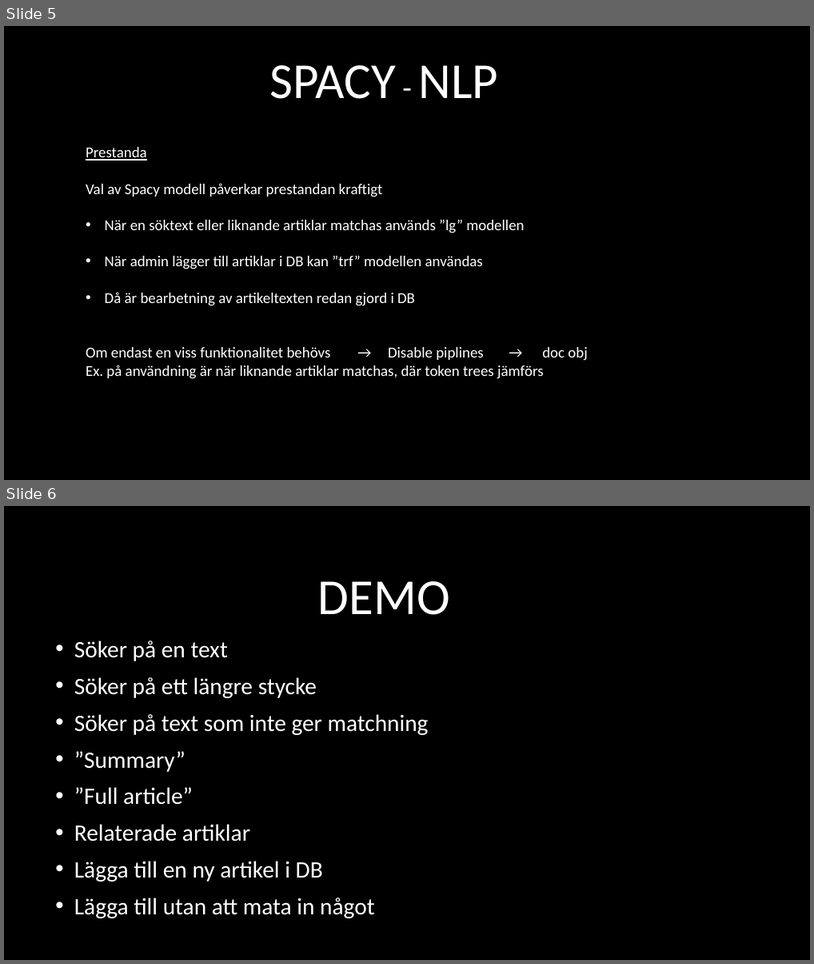
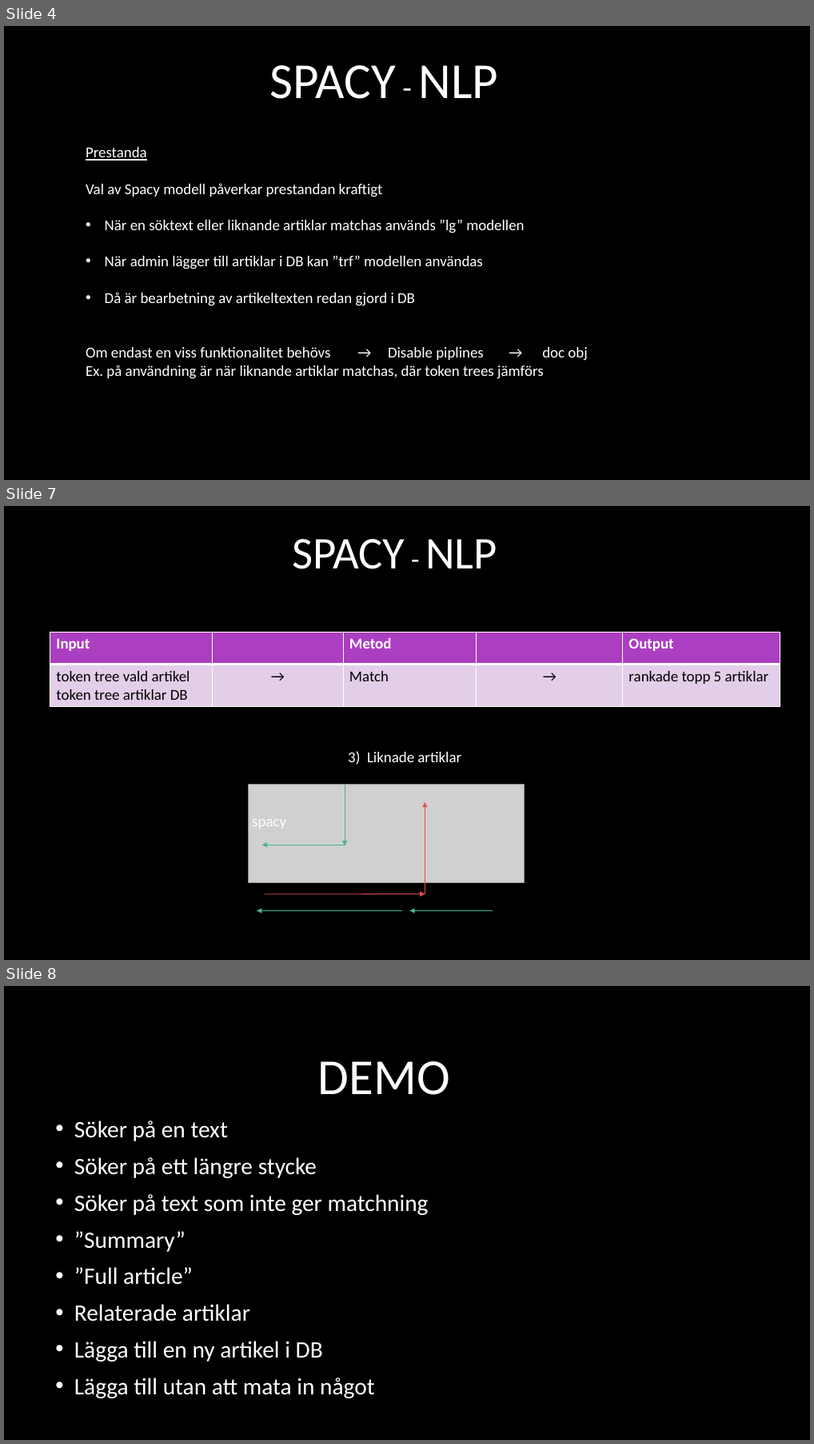
Before and after one commit to nextline501/Article-Finder, a slide deck: documentation/Grupp 3.pptx. Shown one above the other, each under a label of ours: slides 5 and 6 before the commit, slides 4, 7 and 8 after it; the slides between them are not shown. The pictures are 814x964 and 814x1444 pixels, drawn with LibreOffice and Linux fonts; fonts in the diff are those of the drawing; grey boxes stand for pictures; background and template pictures are left out. Boxes give left, top, right and bottom in pixels: in the first picture for what was removed or moved away, otherwise in the second. Text is boxed around its words. In the diff, an @@ line names an element or a change of style, - is before the commit and + after.

Commit message:
Spacy pptx change

```diff
--- a/documentation/Grupp 3.pptx
+++ b/documentation/Grupp 3.pptx
@@ slide 7 added at (4, 506, 810, 960), background picture (left out) @@
@@ title added at (292, 539, 498, 569), 54 pt, text #FFFFFF @@
+SPACY - NLP
@@ table added at (50, 632, 782, 706), 2 rows, 5 columns @@
+Input |  | Metod |  | Output
+token tree vald artikel / token tree artiklar DB | → | Match | → | rankade topp 5 artiklar
@@ text added at (348, 751, 462, 764), 18 pt, text #FFFFFF @@
+3) Liknade artiklar
@@ picture added at (249, 784, 525, 883) @@
@@ arrow added from (345, 784) to (345, 845), #46B298 0.75 pt @@
@@ arrow added from (425, 894) to (425, 802), #E25247 0.75 pt @@
@@ text added at (252, 819, 286, 828), 18 pt, text #FFFFFF @@
+spacy
@@ arrow added from (345, 844) to (262, 844), #46B298 0.75 pt @@
@@ arrow added from (402, 911) to (257, 911), #46B298 0.75 pt @@
@@ arrow added from (265, 894) to (425, 894), #E25247 0.75 pt @@
@@ arrow added from (493, 911) to (410, 911), #46B298 0.75 pt @@
@@ what was slide 5 is now slide 4 @@
@@ what was slide 6 is now slide 8 @@
```
Also in this commit, not shown: 1 slide changed, 1 other slide added.
